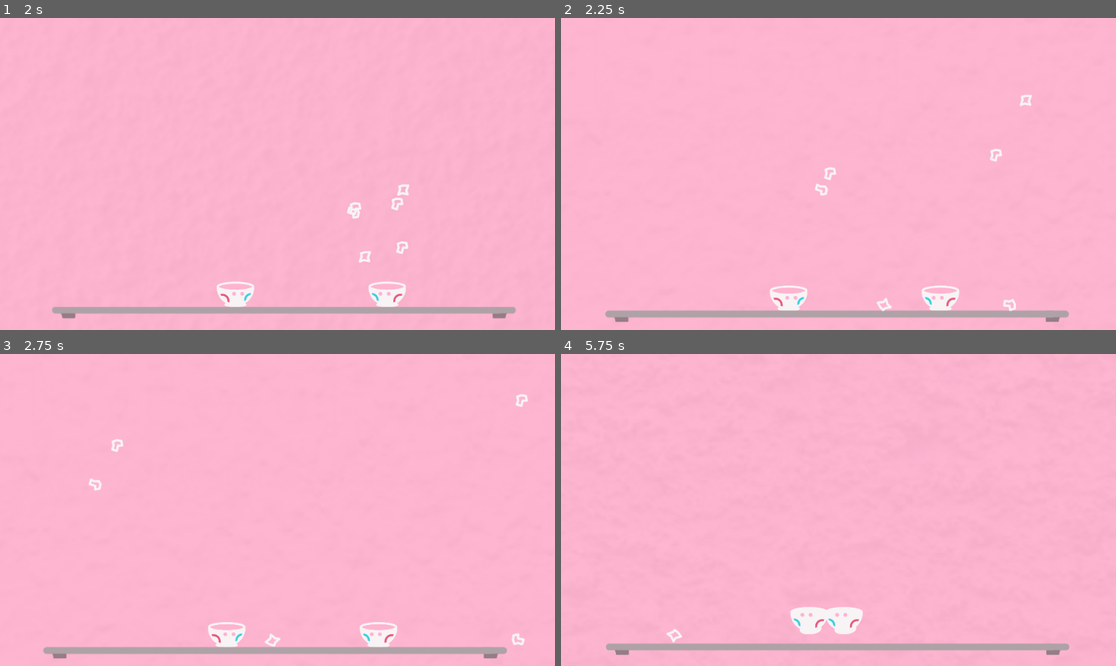
Above: before the commit, frames 1-4 (two rows, left to right).
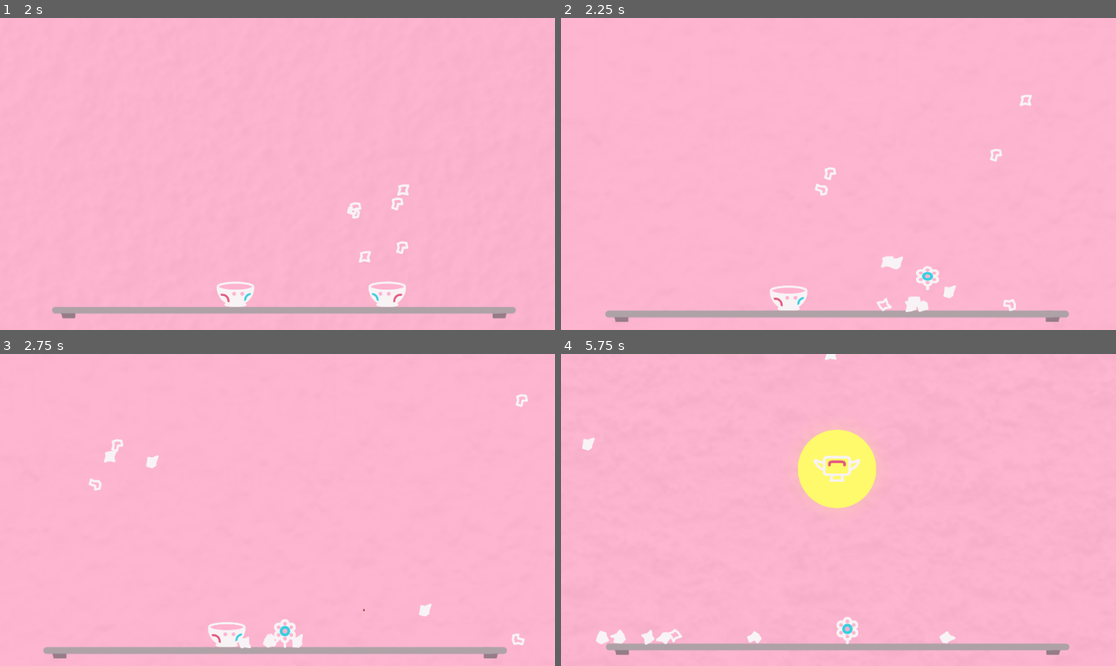
Above: after the commit, the same moments.

Repository: TrueNarwhak/Glassware
Game: Godot game, scene res://rooms/Controller.tscn
Two runs of this game, one before a commit and one after it. Both use one fixed random seed, a clock stepped at 60 frames per second and the inputs below.
Inputs (mouse positions are in pixels of both pictures, inside the frame that each line leads up to):
- Up to frame 1 (2 s): tap Enter (ui_accept) at 0.5 s; move the mouse to (399, 158) at 0.52 s; hold D (move_right) from 0.53 s (still down); click (399, 158) at 0.6 s; tap Space (jump) at 0.77, 1.52 s; move the mouse to (166, 189) at 1.27 s; click (166, 189) at 1.35 s
- Up to frame 2 (2.25 s): move the mouse to (894, 105) at 2.02 s; release D (move_right) at 2.03 s; hold A (move_left) from 2.03 s (still down); click (894, 105) at 2.1 s
- Up to frame 3 (2.75 s): keep holding A (move_left)
- Up to frame 4 (5.75 s): move the mouse to (810, 572) at 2.77 s; release A (move_left) at 2.78 s; hold D (move_right) 2.78-4.28 s; click (810, 572) at 2.85 s; tap Space (jump) at 3.02, 3.77, 4.52 s; move the mouse to (1005, 556) at 3.52 s; click (1005, 556) at 3.6 s; move the mouse to (672, 463) at 4.27 s; hold A (move_left) 4.28-5.03 s; click (672, 463) at 4.35 s; move the mouse to (866, 510) at 5.02 s; hold D (move_right) from 5.03 s (still down); click (866, 510) at 5.1 s

Frame 1 is identical in both runs. In frame 2, 0.8% of the frame differs, in the area x 57-72%, y 76-95%; in frame 3, 0.9%; in frame 4, 4.2%, in the area x 3-72%, y 0-94%.

Commit message:
Flower fixes / buffs

Diff:
--- a/Glass Like/objects/Flower.gd
+++ b/Glass Like/objects/Flower.gd
@@ -12,6 +12,7 @@
 	anim.play("Idle")
 
 	if !stage_cast.is_colliding():
+		anim.stop()
 		anim.play("Wilt")
 
 
--- a/Glass Like/objects/Player.gd
+++ b/Glass Like/objects/Player.gd
@@ -30,7 +30,7 @@
 
 # ------------------------------------ #
 
-var inventory = []
+var inventory = ["wateringcan"]
 
 export var mushroom_force = 800
 export var frog_jump = 400
--- a/Glass Like/objects/Player.tscn
+++ b/Glass Like/objects/Player.tscn
@@ -85,7 +85,7 @@
 one_shot = true
 
 [node name="WateringCanTimer" type="Timer" parent="."]
-wait_time = 0.538
+wait_time = 0.416
 autostart = true
 
 [connection signal="body_entered" from="MushroomStomp" to="." method="_on_MushroomStomp_body_entered"]
